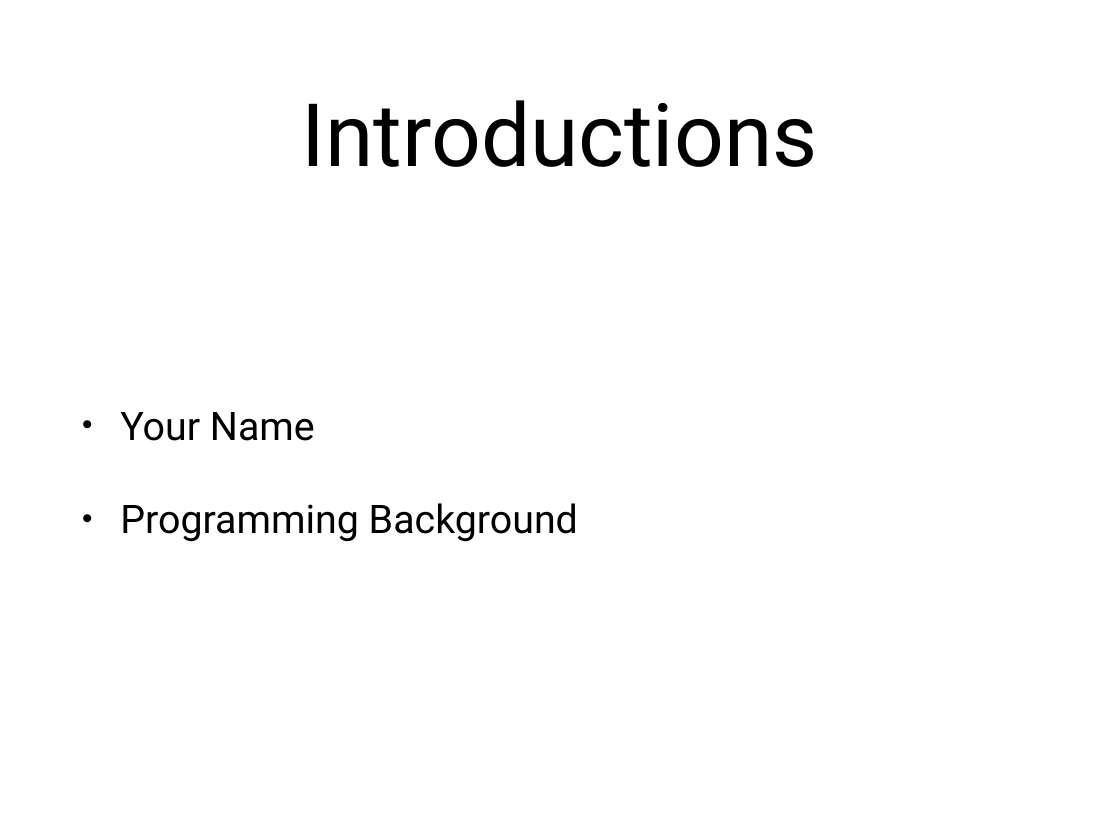
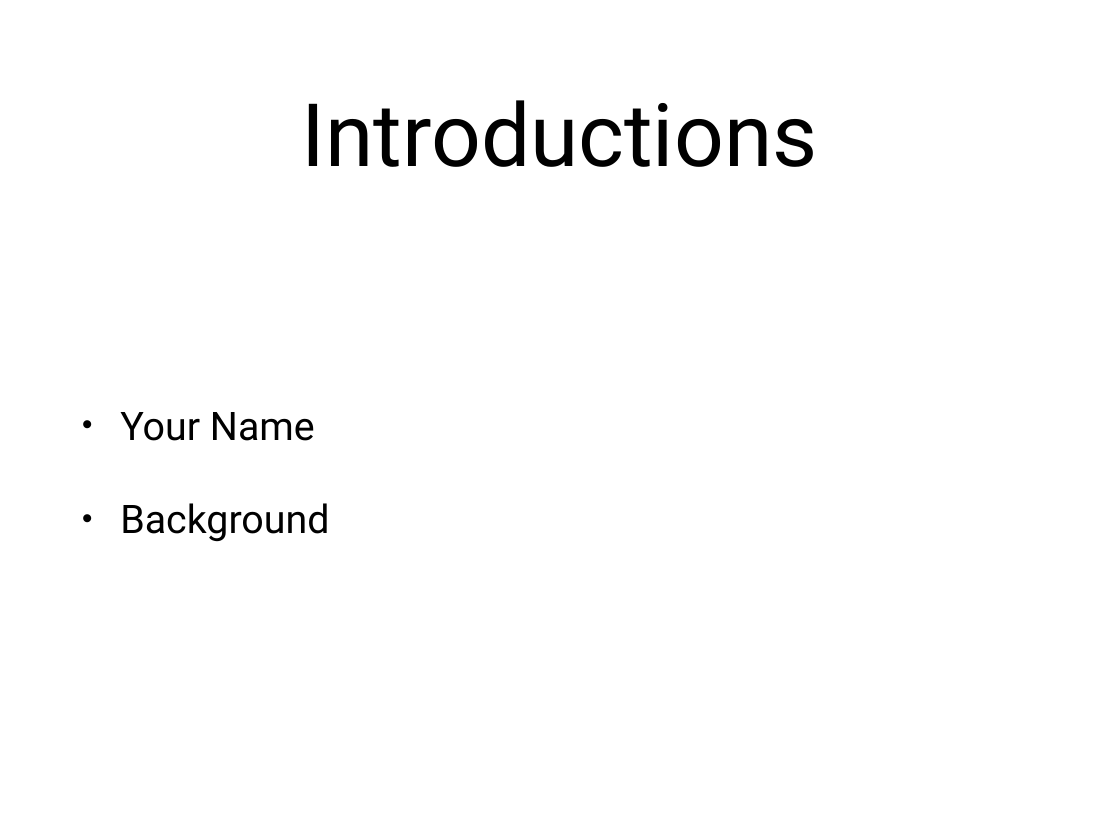
Before and after one commit to nvenkataraman1/RSeminar, a slide deck: slide 2 of sessions/session1/Session1.pptx. Drawn at 1120x840 pixels with LibreOffice and Linux fonts; fonts in the diff are those of the drawing. Boxes give left, top, right and bottom in pixels: in the first picture for what was removed or moved away, otherwise in the second. Text is boxed around its words. In the diff, an @@ line names an element or a change of style, - is before the commit and + after.

```diff
--- a/sessions/session1/Session1.pptx
+++ b/sessions/session1/Session1.pptx
@@ text at (x1=120, y1=503, x2=329, y2=542): text changed @@
-• Programming Background
+• Background
```
Also in this commit, not shown: 1 other slide changed, 2 other files.
